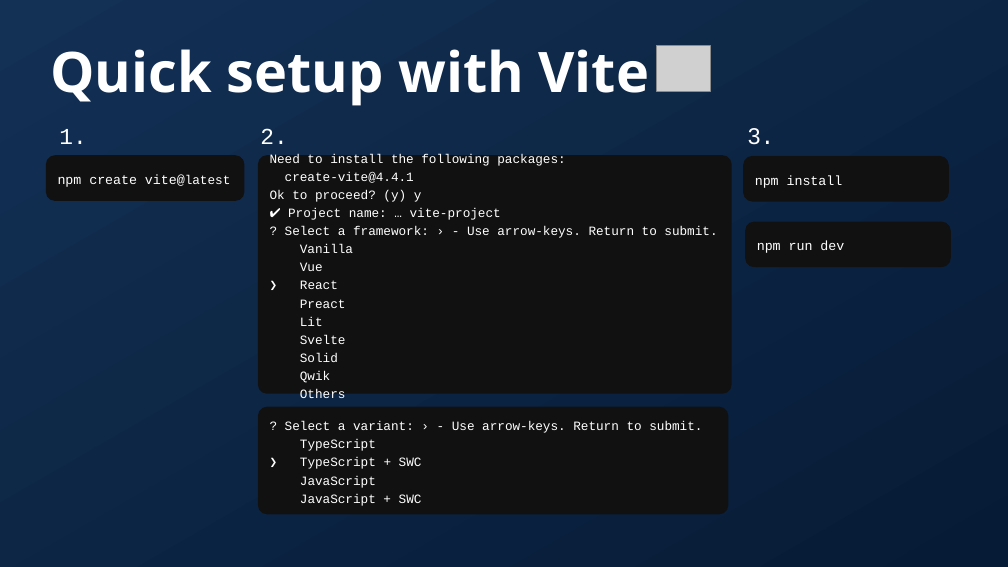
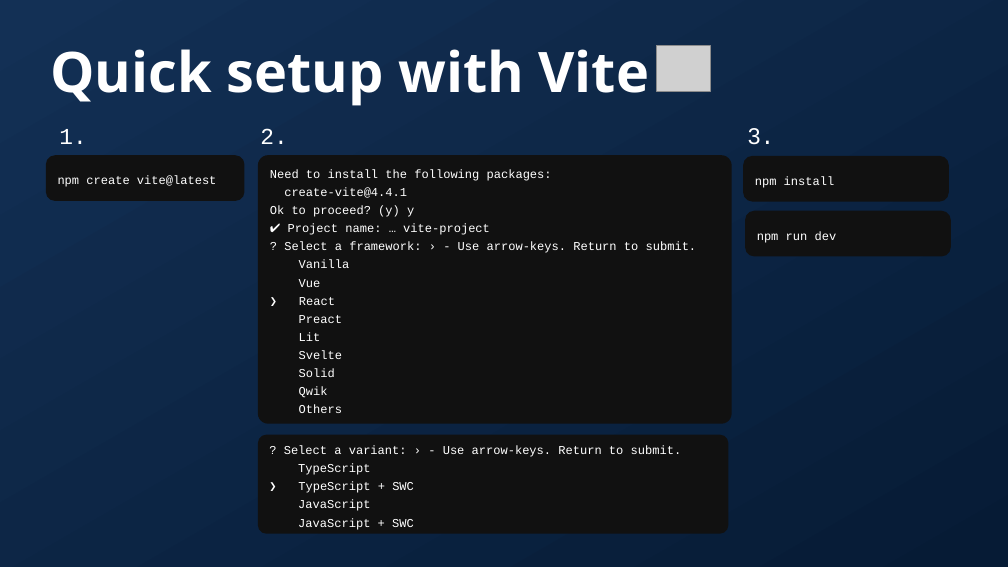
Before and after one commit to dytrws/dytrws, a slide deck: slide 7 of public/slides.odp. Drawn at 1008x567 pixels with LibreOffice and Linux fonts; fonts in the diff are those of the drawing; grey boxes stand for pictures; background and template pictures are left out. Boxes give left, top, right and bottom in pixels: in the first picture for what was removed or moved away, otherwise in the second. Text is boxed around its words. In the diff, an @@ line names an element or a change of style, - is before the commit and + after.

```diff
--- a/public/slides.odp
+++ b/public/slides.odp
@@ rounded rectangle "npm create vite@latest" at [46,155,244,201]: size 10.5 to 9.5 pt in "npm create vite@latest"; size 10 to 9.5 pt in "vite@latest" @@
@@ rounded rectangle "Need to install the following ...": place and size @@
-rounded rectangle "Need to install the following ..." at [258,155,732,394]
+rounded rectangle "Need to install the following ..." at [258,155,732,424]
@@ rounded rectangle "Need to install the following ..." at [258,155,732,424]: size 10 to 9.5 pt @@
@@ rounded rectangle "npm install" at [744,155,949,201]: size 10.5 to 9.5 pt @@
@@ rounded rectangle "npm run dev" at [745,210,951,256]: size 10.5 to 9.5 pt @@
@@ rounded rectangle "npm run dev": place and size @@
-rounded rectangle "npm run dev" at [745,221,951,267]
+rounded rectangle "npm run dev" at [745,210,951,256]
@@ rounded rectangle "? Select a variant: › ..." at [258,434,728,533]: size 10 to 9.5 pt @@
@@ rounded rectangle "? Select a variant: › ...": place and size @@
-rounded rectangle "? Select a variant: › ..." at [258,407,728,515]
+rounded rectangle "? Select a variant: › ..." at [258,434,728,533]
```
Also in this commit, not shown: 28 other slides changed, 6 slides added, 4 slides removed, 2 other files.
